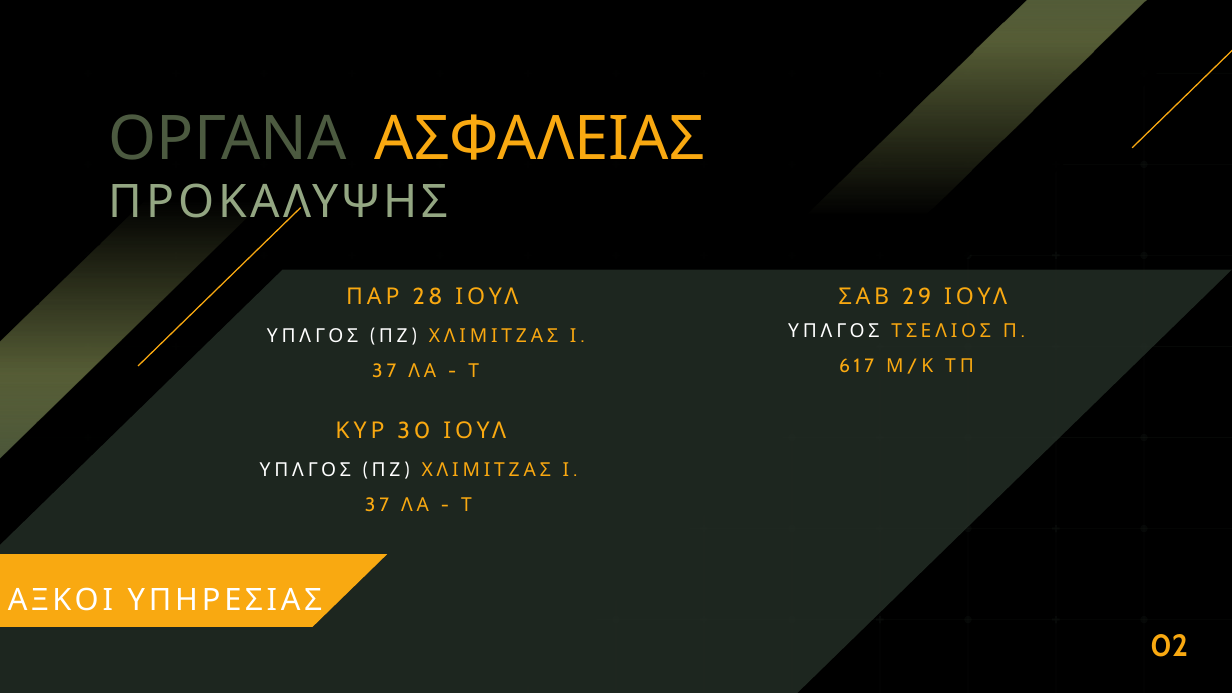
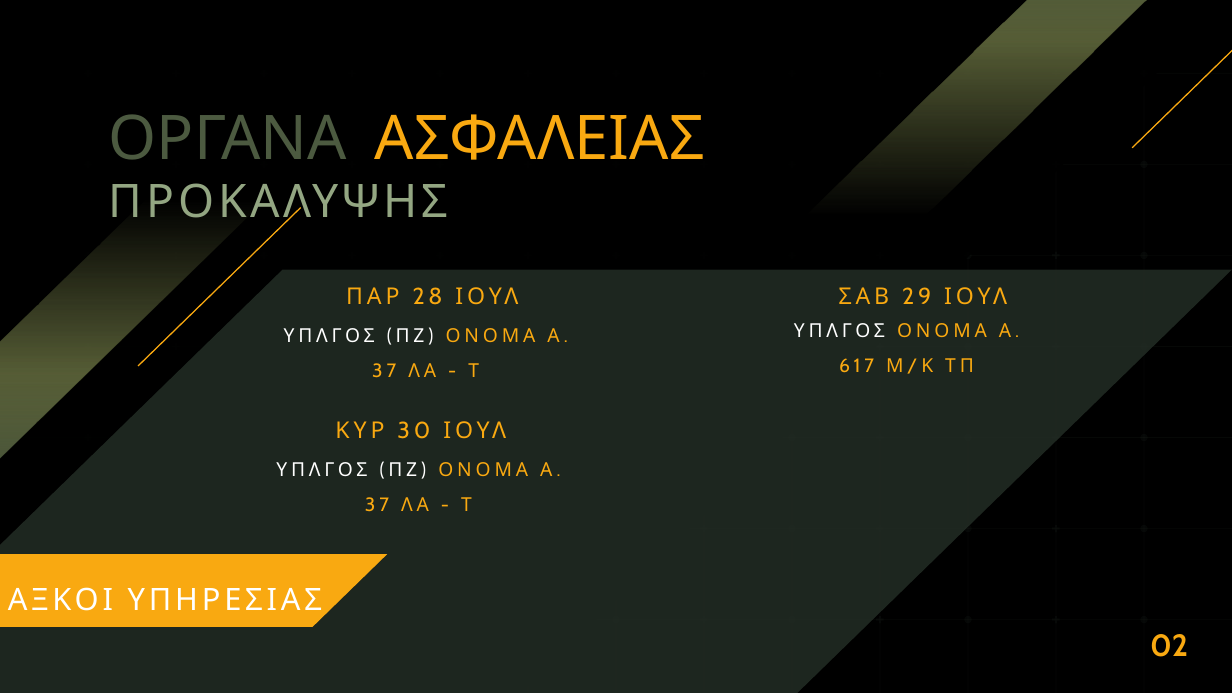
Before and after one commit to GiorgosNik/weekly_report_automator, a slide deck: slide 2 of template/firstBureauTemplate.pptx. Drawn at 1232x693 pixels with LibreOffice and Linux fonts; fonts in the diff are those of the drawing. Boxes give left, top, right and bottom in pixels: in the first picture for what was removed or moved away, otherwise in the second. Text is boxed around its words. In the diff, an @@ line names an element or a change of style, - is before the commit and + after.

```diff
--- a/template/firstBureauTemplate.pptx
+++ b/template/firstBureauTemplate.pptx
@@ text at (284,328,559,342): text changed @@
-ΥΠΛΓΟΣ (ΠΖ) ΧΛΙΜΙΤΖΑΣ Ι.
+ΥΠΛΓΟΣ (ΠΖ) ΟΝΟΜΑ Α.
@@ text at (794,323,1011,337): text changed; text colour #F9A811 to #FFFFFF @@
-ΥΠΛΓΟΣ ΤΣΕΛΙΟΣ Π.
+ΥΠΛΓΟΣ ΟΝΟΜΑ Α.
@@ text at (276,462,552,476): text changed @@
-ΥΠΛΓΟΣ (ΠΖ) ΧΛΙΜΙΤΖΑΣ Ι.
+ΥΠΛΓΟΣ (ΠΖ) ΟΝΟΜΑ Α.
```
Also in this commit, not shown: 2 other slides changed, 2 other files.
